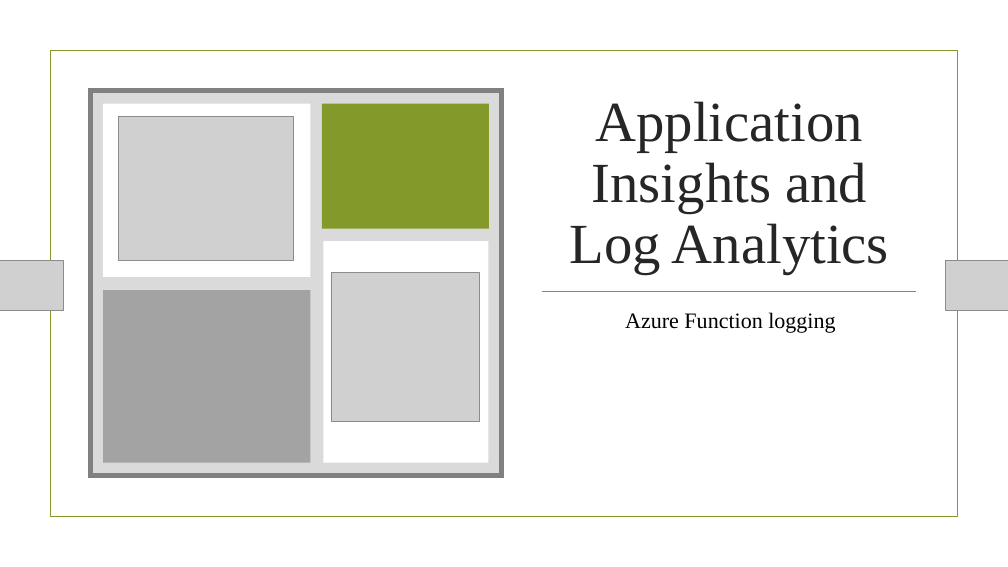
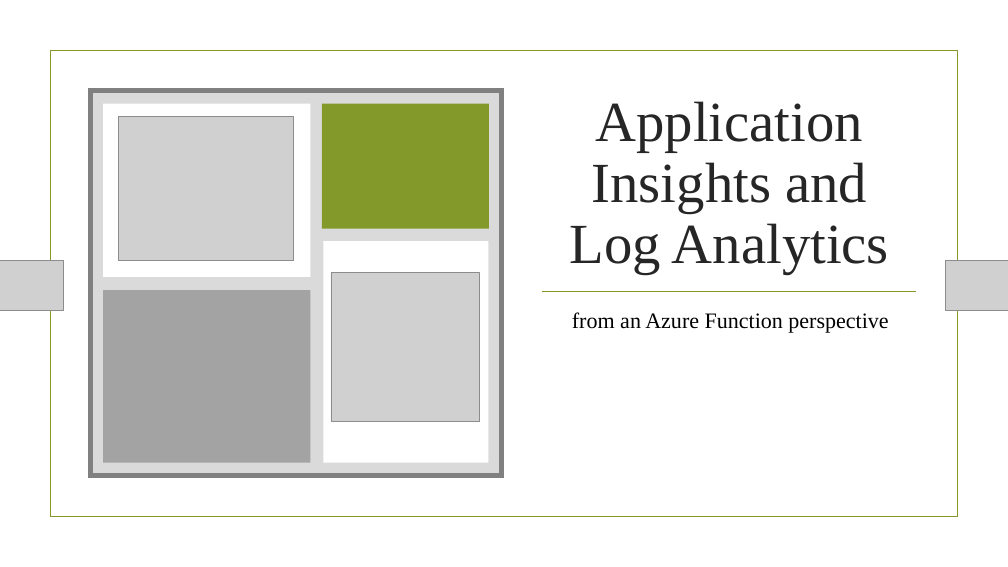
Before and after one commit to madcodemonkey/Azure.Monitor, a slide deck: slide 1 of AppInsights and Log Analytics.pptx. Drawn at 1008x567 pixels with LibreOffice and Linux fonts; fonts in the diff are those of the drawing; grey boxes stand for pictures; background and template pictures are left out. Boxes give left, top, right and bottom in pixels: in the first picture for what was removed or moved away, otherwise in the second. Text is boxed around its words. In the diff, an @@ line names an element or a change of style, - is before the commit and + after.

```diff
--- a/AppInsights and Log Analytics.pptx
+++ b/AppInsights and Log Analytics.pptx
@@ subtitle at <box>572,312,888,333</box>: text changed @@
-Azure Function logging
+from an Azure Function perspective
```
Also in this commit, not shown: 4 other slides changed.
